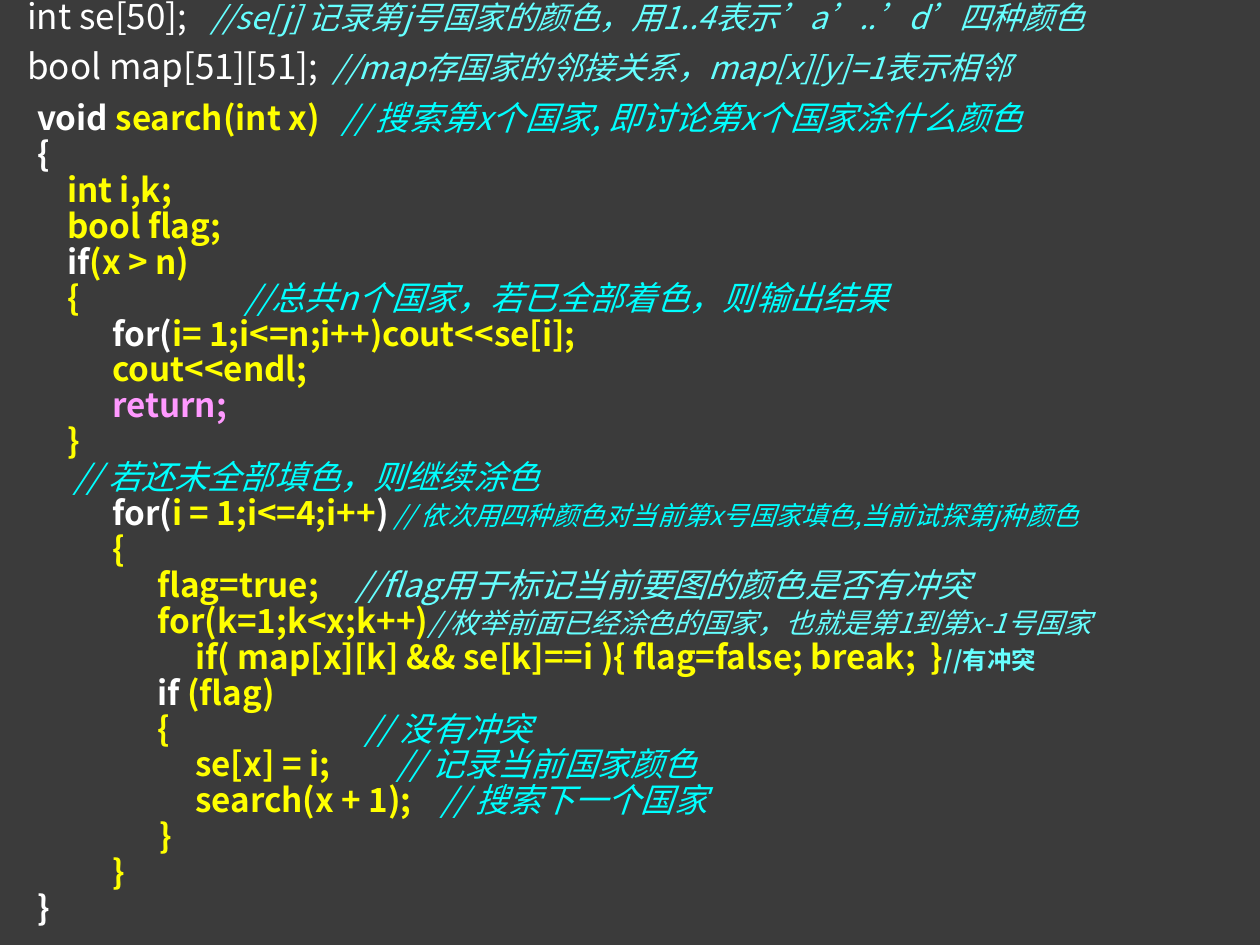
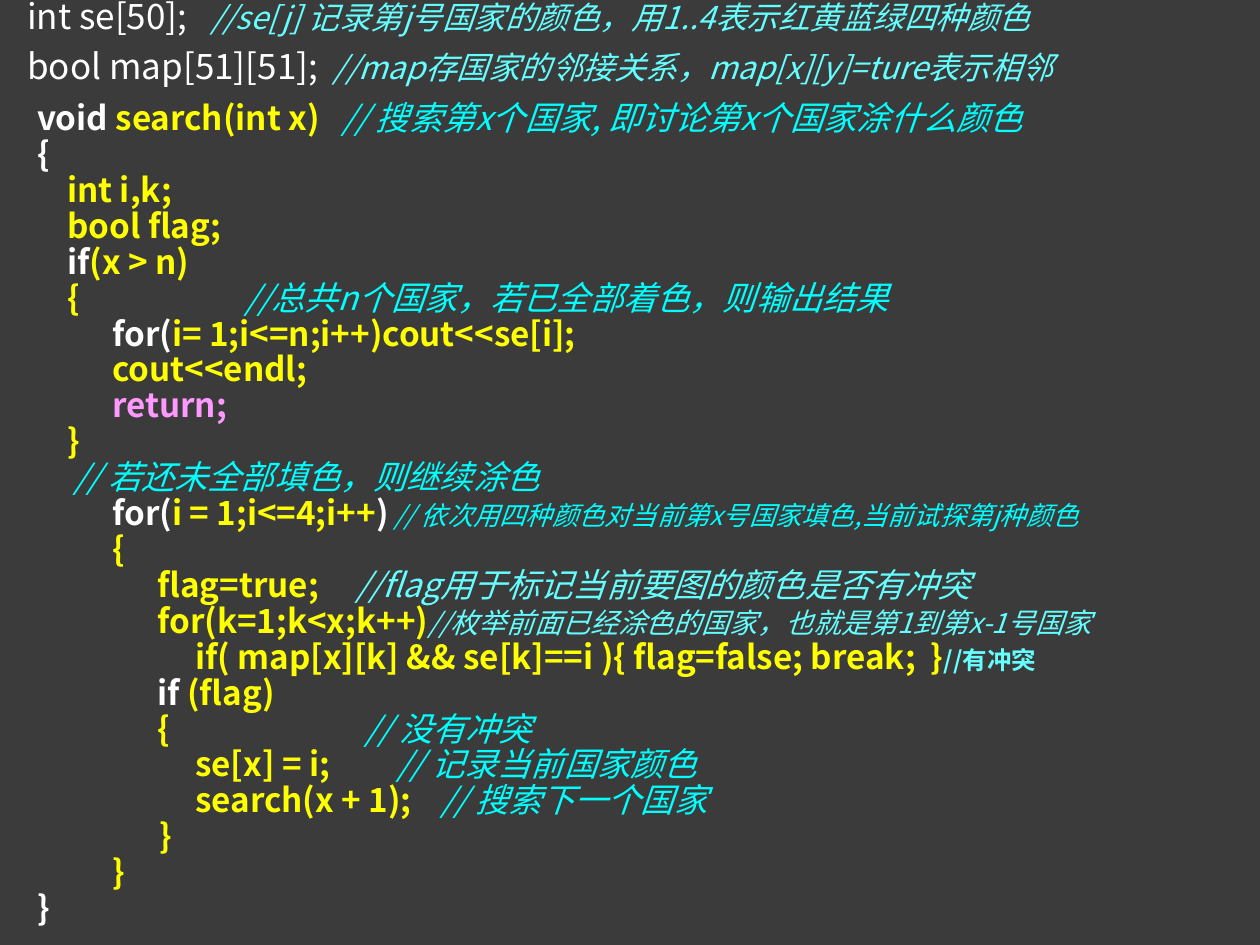
Before and after one commit to Adnios/Class, a slide deck: slide 20 of C++资料包/暴力枚举+搜索/搜索基础1_DFS.ppt. Drawn at 1260x945 pixels with LibreOffice and Linux fonts; fonts in the diff are those of the drawing. Boxes give left, top, right and bottom in pixels: in the first picture for what was removed or moved away, otherwise in the second. Text is boxed around its words. In the diff, an @@ line names an element or a change of style, - is before the commit and + after.

```diff
--- a/C++资料包/暴力枚举+搜索/搜索基础1_DFS.ppt
+++ b/C++资料包/暴力枚举+搜索/搜索基础1_DFS.ppt
@@ text at bbox=[27, 1, 1054, 87]: text changed @@
-int se[50]; //se[j] 记录第j号国家的颜色，用1..4表示’a’..’d’四种颜色
-bool map[51][51]; //map存国家的邻接关系，map[x][y]=1表示相邻
+int se[50]; //se[j] 记录第j号国家的颜色，用1..4表示红黄蓝绿四种颜色
+bool map[51][51]; //map存国家的邻接关系，map[x][y]=ture表示相邻
```
Also in this commit, not shown: 3 other slides changed, 1 slide added, 1 slide removed.
